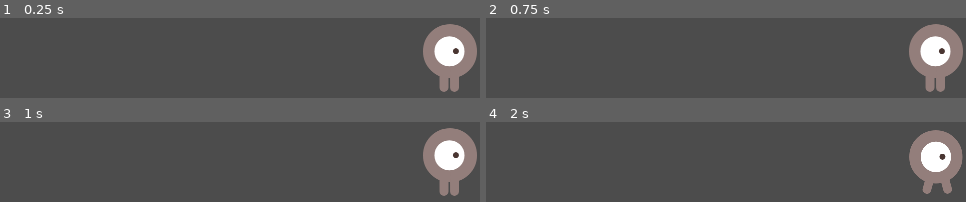
Above: before the commit, frames 1-4 (two rows, left to right).
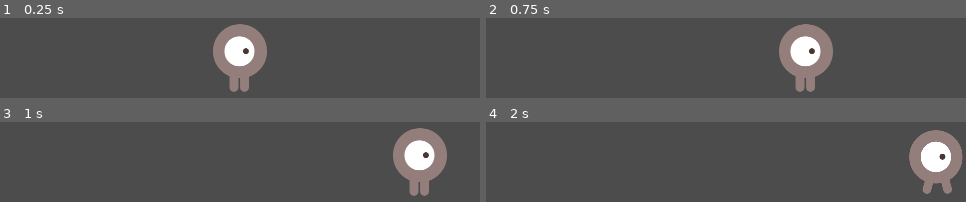
Above: after the commit, the same moments.

Repository: GageSelf/TeamNecromancy
Game: Godot game, scene res://Main.tscn
Same seed, same stepped clock (60 frames per second), same inputs: the game is played once before the commit and once after it. This scene is started directly instead of the project's main scene.
Inputs:
- Up to frame 1 (0.25 s): no input
- Up to frame 2 (0.75 s): tap Enter at 0.5 s; hold Right (ui_right) from 0.53 s (still down)
- Up to frame 3 (1 s): keep holding Right (ui_right)
- Up to frame 4 (2 s): release Right (ui_right) at 1.28 s; hold Down (ui_down) from 1.28 s (still down)

The runs differ from the first frame. In frame 1, 13% of the frame differs, in the area x 44-100%, y 7-93%; in frame 2, 13%; in frame 3, 11%; in frame 4, nothing differs.
Error before the commit: Parse Error: Can't preload resource at path: res://Obstacles.gd (res://Main.gd:37)

Commit message:
Update Main.gd

Diff:
--- a/Game3/Main.gd
+++ b/Game3/Main.gd
@@ -1,6 +1,6 @@
 extends Node
 
-export (PackedScene) var Obstacles
+export (PackedScene) var Mob
 var score
 
 func _ready():
@@ -23,26 +23,25 @@
 	$StartTimer.start()
 
 func _on_StartTimer_timeout():
-	$ObstacleTimer.start()
+	$MobTimer.start()
 	$ScoreTimer.start() # Replace with function body.
 
 
 func _on_ScoreTimer_timeout():
 	score += 1 # Replace with function body.
 
-
-func _on_ObstacleTimer_timeout():
-	$ObstaclePath/MobSpawnLocation.offset = randi()
+func _on_MobTimer_timeout():
+	$MobPath/MobSpawnLocation.offset = randi()
 	# Create a Mob instance and add it to the scene.
-	var obstacle = preload("Obstacles.gd").instance()
-	add_child(obstacle)
+	var mob = Mob.instance()
+	add_child(mob)
 	# Set the mob's direction perpendicular to the path direction.
-	var direction = $ObstaclePath/MobSpawnLocation.rotation + PI / 2
+	var direction = $MobPath/MobSpawnLocation.rotation + PI / 2
 	# Set the mob's position to a random location.
-	obstacle.position = $ObstaclePath/MobSpawnLocation.position
+	mob.position = $MobPath/MobSpawnLocation.position
 	# Add some randomness to the direction.
 	direction += rand_range(-PI / 4, PI / 4)
-	obstacle.rotation = direction
+	mob.rotation = direction
 	# Set the velocity (speed & direction).
-	obstacle.linear_velocity = Vector2(rand_range(obstacle.min_speed, obstacle.max_speed), 0)
-	obstacle.linear_velocity = obstacle.linear_velocity.rotated(direction) # Replace with function body.
+	mob.linear_velocity = Vector2(rand_range(mob.min_speed, mob.max_speed), 0)
+	mob.linear_velocity = mob.linear_velocity.rotated(direction) # Replace with function body.
